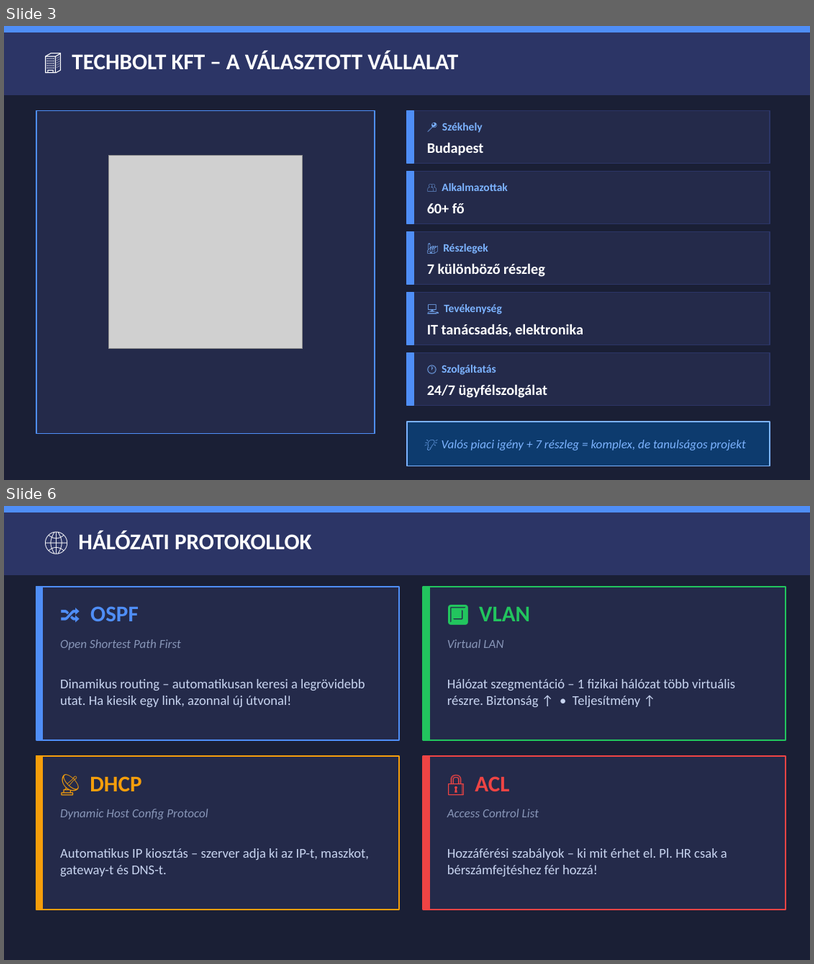
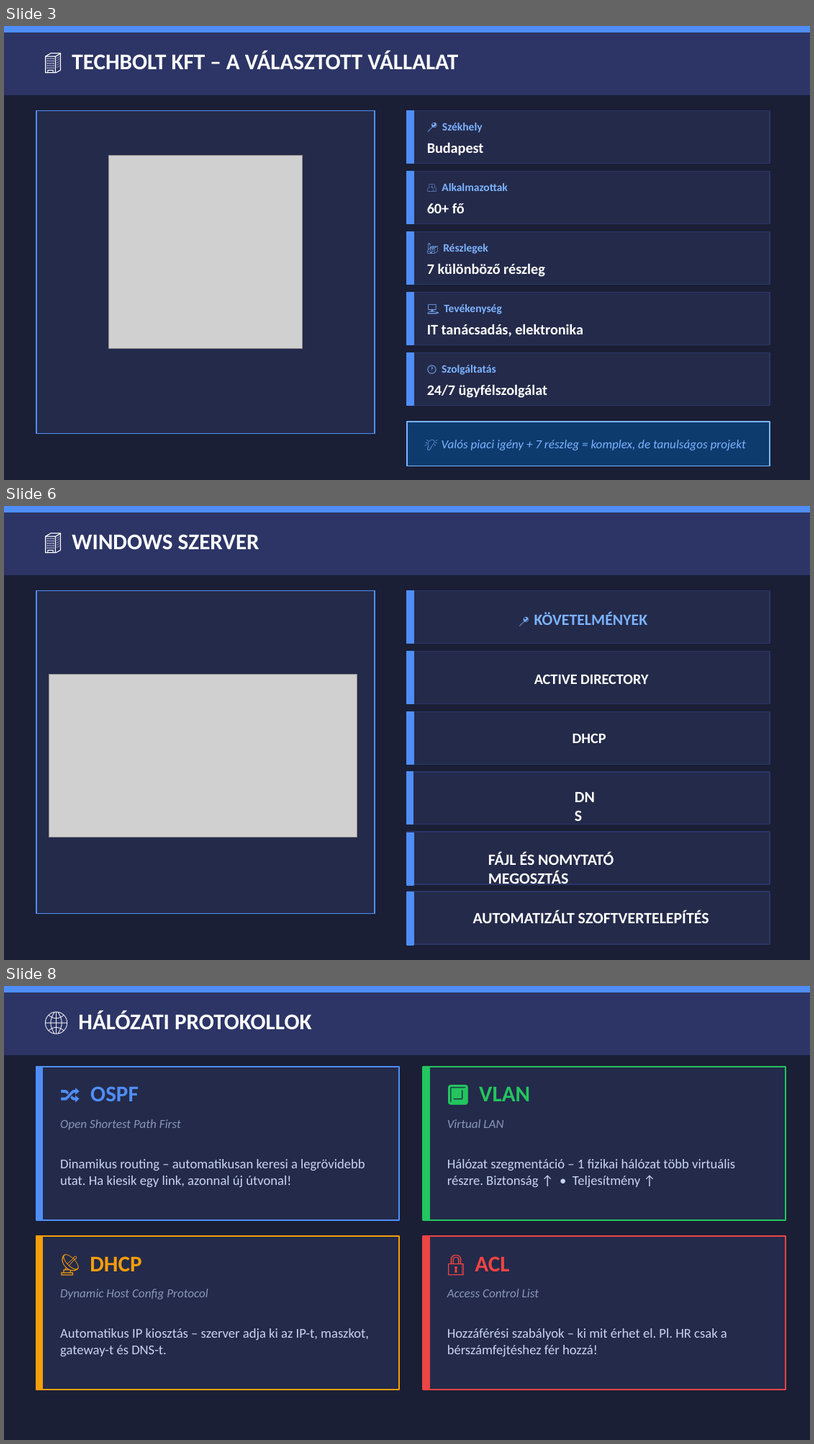
Before and after one commit to nagydrandom-debug/Projekt, a slide deck: Bithalo magyar ppt.pptx. Shown one above the other, each under a label of ours: slides 3 and 6 before the commit, slides 3, 6 and 8 after it; the slides between them are not shown. The pictures are 814x964 and 814x1444 pixels, drawn with LibreOffice and Linux fonts; fonts in the diff are those of the drawing; grey boxes stand for pictures. Boxes give left, top, right and bottom in pixels: in the first picture for what was removed or moved away, otherwise in the second. Text is boxed around its words. In the diff, an @@ line names an element or a change of style, - is before the commit and + after.

```diff
--- a/Bithalo magyar ppt.pptx
+++ b/Bithalo magyar ppt.pptx
@@ slide 6 added at (4,506,810,960), background #1A1F35 @@
@@ rectangle added at (4,506,810,574), fill #2C3566, outline #2C3566 1 pt @@
@@ rectangle added at (4,506,810,512), fill #4F8EF7, outline #4F8EF7 1 pt @@
@@ text added at (72,534,260,550), 20 pt, text #FFFFFF, bold @@
+🏢 WINDOWS SZERVER
@@ rectangle added at (36,591,375,914), fill #242A4A, outline #4F8EF7 1 pt @@
@@ rectangle added at (407,591,770,643), fill #242A4A, outline #2C3566 1 pt @@
@@ rectangle added at (407,591,414,643), fill #4F8EF7, outline #4F8EF7 1 pt @@
@@ text added at (535,612,648,625), 14 pt, text #7CB3FF, bold @@
+📍 KÖVETELMÉNYEK
@@ rectangle added at (407,651,770,703), fill #242A4A, outline #2C3566 1 pt @@
@@ rectangle added at (407,651,414,703), fill #4F8EF7, outline #4F8EF7 1 pt @@
@@ picture added at (49,674,358,836) @@
@@ text added at (535,674,648,684), 13 pt, text #FFFFFF, bold @@
+ACTIVE DIRECTORY
@@ rectangle added at (407,712,770,764), fill #242A4A, outline #2C3566 1 pt @@
@@ rectangle added at (407,712,414,764), fill #4F8EF7, outline #4F8EF7 1 pt @@
@@ text added at (573,733,607,743), 13 pt, text #FFFFFF, bold @@
+DHCP
@@ rectangle added at (407,771,770,824), fill #242A4A, outline #2C3566 1 pt @@
@@ rectangle added at (407,771,414,824), fill #4F8EF7, outline #4F8EF7 1 pt @@
@@ text added at (567,782,610,810), 14 pt, text #FFFFFF, bold @@
+DNS
@@ rectangle added at (407,831,770,884), fill #242A4A, outline #2C3566 1 pt @@
@@ rectangle added at (407,833,414,885), fill #4F8EF7, outline #4F8EF7 1 pt @@
@@ text added at (489,852,614,884), 14 pt, text #FFFFFF, bold @@
+FÁJL ÉS NOMYTATÓ MEGOSZTÁS
@@ rectangle added at (407,891,770,944), fill #242A4A, outline #2C3566 1 pt @@
@@ rectangle added at (407,892,414,944), fill #4F8EF7, outline #4F8EF7 1 pt @@
@@ text added at (473,910,710,923), 14 pt, text #FFFFFF, bold @@
+AUTOMATIZÁLT SZOFTVERTELEPÍTÉS
@@ what was slide 6 is now slide 8 @@
```
Also in this commit, not shown: 7 slides changed, 2 other slides added, 1 slide removed, 7 other files.
